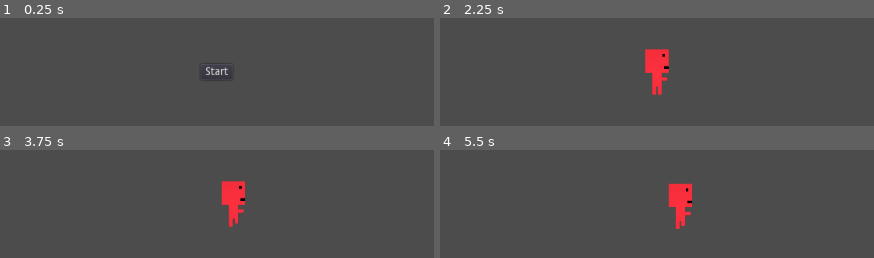
Above: before the commit, frames 1-4 (two rows, left to right).
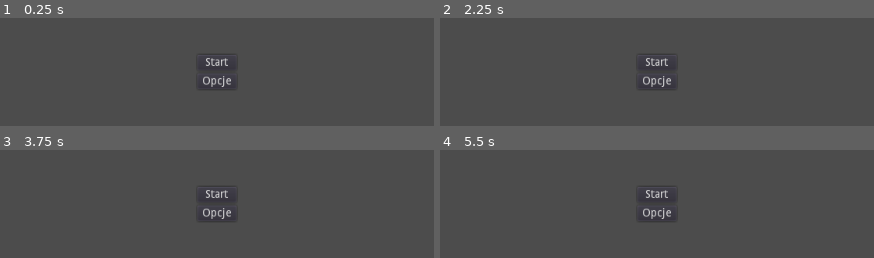
Above: after the commit, the same moments.

Repository: SU-ULO/miedzy-nami
Game: Godot game, scene res://start/Start.tscn
The game is run twice, just before and just after one commit, with the same random seed, the same clock (stepped at 60 frames per second) and the same inputs.
Inputs (mouse positions are in pixels of both pictures, inside the frame that each line leads up to):
- Up to frame 1 (0.25 s): no input
- Up to frame 2 (2.25 s): click (657, 81) at 0.5 s, where only the run after the commit has a clickable "Opcje"; click (657, 82) at 1.25 s, where only the run after the commit has a clickable "zatwierdź"; click "Start" at 2 s
- Up to frame 3 (3.75 s): click (217, 194) at 2.75 s, where only the run after the commit has a clickable "Start"; tap Enter at 3.5 s; hold Right (ui_right) from 3.53 s (still down)
- Up to frame 4 (5.5 s): tap Space at 4.25 s; release Right (ui_right) at 4.28 s; hold Down (ui_down) 4.28-5.03 s; tap Enter at 5 s; hold Right (ui_right) from 5.03 s (still down)

The runs differ from the first frame. In frame 1, 0.7% of the frame differs, in the area x 46-54%, y 37-64%; in frame 2, 1.9%; in frame 3, 2.1%; in frame 4, 2.2%, in the area x 46-59%, y 30-74%.

Commit message:
client can list servers

Diff:
--- /dev/null
+++ b/client/menu/join.gd
@@ -0,0 +1,35 @@
+extends VBoxContainer
+
+
+
+func _ready():
+	pass # Replace with function body.
+
+
+# Called every frame. 'delta' is the elapsed time since the previous frame.
+#func _process(delta):
+#	pass
+
+func clean_list():
+	for c in $'ServersList'.get_children():
+		c.queue_free()
+
+func update_servers(list: Array):
+	clean_list()
+	var serverlist = $'ServersList'
+	for s in list:
+		if !(s.key is String):
+			clean_list()
+			return
+		var b = Button.new()
+		b.name=s.key
+		b.text=s.key
+		b.connect("pressed", get_parent(), 'join_server', [s.key])
+		serverlist.add_child(b)
+
+func _on_Refresh_pressed():
+	get_parent().refresh_servers()
+
+
+func _on_Exit_pressed():
+	get_parent().end()
--- /dev/null
+++ b/client/menu/menu.gd
@@ -0,0 +1,59 @@
+extends Container
+
+
+var usersettings: Dictionary = {
+	"signalling_url": 'wss://gaming.rakbook.pl/miedzy-nami/signalling',
+}
+
+signal start()
+signal end()
+signal refresh_servers()
+signal join_server(key)
+
+func _ready():
+	pass # Replace with function body.
+
+
+# Called every frame. 'delta' is the elapsed time since the previous frame.
+#func _process(delta):
+#	pass
+
+
+func close_everything():
+	for n in get_children():
+		n.visible=false
+
+func open_options():
+	var optionsnode=$"Options"
+	optionsnode.get_settings()
+	close_everything()
+	optionsnode.visible=true
+
+func open_main():
+	close_everything()
+	$'Main'.visible=true
+
+func open_join():
+	close_everything()
+	$'Join'.visible=true
+
+func join_server(key: String):
+	print(key)
+	emit_signal("join_server", key)
+
+func refresh_servers():
+	emit_signal("refresh_servers")
+
+func update_servers(list: Array):
+	$'Join'.update_servers(list)
+
+func _on_StartButton_pressed():
+	emit_signal("start")
+	open_join()
+
+func end():
+	emit_signal("end")
+	open_main()
+
+func _on_OptionsButton_pressed():
+	open_options()
--- /dev/null
+++ b/client/menu/menu.tscn
@@ -0,0 +1,95 @@
+[gd_scene load_steps=4 format=2]
+
+[ext_resource path="res://client/menu/menu.gd" type="Script" id=1]
+[ext_resource path="res://client/menu/options.gd" type="Script" id=2]
+[ext_resource path="res://client/menu/join.gd" type="Script" id=3]
+
+[node name="Menu" type="CenterContainer"]
+anchor_right = 1.0
+anchor_bottom = 1.0
+grow_horizontal = 2
+grow_vertical = 2
+script = ExtResource( 1 )
+__meta__ = {
+"_edit_use_anchors_": false
+}
+
+[node name="Main" type="VBoxContainer" parent="."]
+margin_left = 487.0
+margin_top = 278.0
+margin_right = 537.0
+margin_bottom = 322.0
+alignment = 1
+
+[node name="StartButton" type="Button" parent="Main"]
+margin_right = 50.0
+margin_bottom = 20.0
+text = "Start"
+
+[node name="OptionsButton" type="Button" parent="Main"]
+margin_top = 24.0
+margin_right = 50.0
+margin_bottom = 44.0
+text = "Opcje"
+
+[node name="Options" type="VBoxContainer" parent="."]
+visible = false
+margin_left = 376.0
+margin_top = 276.0
+margin_right = 648.0
+margin_bottom = 324.0
+alignment = 1
+script = ExtResource( 2 )
+
+[node name="OptionsContainer" type="HBoxContainer" parent="Options"]
+margin_right = 272.0
+margin_bottom = 24.0
+
+[node name="MatchmakingURLLabel" type="Label" parent="Options/OptionsContainer"]
+margin_top = 5.0
+margin_right = 210.0
+margin_bottom = 19.0
+text = "URL serwera matchmakingowego"
+
+[node name="MatchmakingURL" type="LineEdit" parent="Options/OptionsContainer"]
+margin_left = 214.0
+margin_right = 272.0
+margin_bottom = 24.0
+align = 2
+expand_to_text_length = true
+placeholder_text = "url"
+
+[node name="OptionsAcceptButton" type="Button" parent="Options"]
+margin_top = 28.0
+margin_right = 272.0
+margin_bottom = 48.0
+text = "zatwierdź"
+
+[node name="Join" type="VBoxContainer" parent="."]
+visible = false
+margin_left = 479.0
+margin_top = 276.0
+margin_right = 544.0
+margin_bottom = 324.0
+script = ExtResource( 3 )
+
+[node name="Exit" type="Button" parent="Join"]
+margin_right = 65.0
+margin_bottom = 20.0
+text = "wyjdź"
+
+[node name="Refresh" type="Button" parent="Join"]
+margin_top = 24.0
+margin_right = 65.0
+margin_bottom = 44.0
+text = "Odświerz"
+
+[node name="ServersList" type="VBoxContainer" parent="Join"]
+margin_top = 48.0
+margin_right = 65.0
+margin_bottom = 48.0
+[connection signal="pressed" from="Main/StartButton" to="." method="_on_StartButton_pressed"]
+[connection signal="pressed" from="Main/OptionsButton" to="." method="_on_OptionsButton_pressed"]
+[connection signal="pressed" from="Options/OptionsAcceptButton" to="Options" method="_on_OptionsAcceptButton_pressed"]
+[connection signal="pressed" from="Join/Exit" to="Join" method="_on_Exit_pressed"]
+[connection signal="pressed" from="Join/Refresh" to="Join" method="_on_Refresh_pressed"]
--- /dev/null
+++ b/client/menu/options.gd
@@ -0,0 +1,29 @@
+extends VBoxContainer
+
+
+# Declare member variables here. Examples:
+# var a = 2
+# var b = "text"
+
+
+# Called when the node enters the scene tree for the first time.
+func _ready():
+	get_settings()
+
+
+# Called every frame. 'delta' is the elapsed time since the previous frame.
+#func _process(delta):
+#	pass
+
+
+func get_settings():
+	var settings = get_parent().usersettings
+	$'OptionsContainer/MatchmakingURL'.text=settings["signalling_url"]
+
+func set_settings():
+	var settings = get_parent().usersettings
+	settings["signalling_url"]=$'OptionsContainer/MatchmakingURL'.text
+
+func _on_OptionsAcceptButton_pressed():
+	set_settings()
+	get_parent().open_main()
--- a/client/scripts/client.gd
+++ b/client/scripts/client.gd
@@ -2,14 +2,60 @@
 
 class_name Client
 
+var wsc = WebSocketClient.new()
+
 var remote_players: Dictionary = {}
+var own_player
 
+var menu = preload('res://client/menu/menu.tscn').instance()
 func _ready():
-	var menu = preload('res://scenes/menu/menu.tscn').instance()
 	menu.name='menu'
+	wsc.connect("connection_closed", self, "_closed_ws")
+	wsc.connect("connection_error", self, "_closed_ws")
+	wsc.connect("connection_established", self, "_connected_ws")
+	wsc.connect("data_received", self, "_data_ws")
+
+
+	menu.connect("start", self, 'start')
+	menu.connect("end", self, 'end')
+	menu.connect("refresh_servers", self, 'refresh_servers')
 	add_child(menu)
 
+func parse_signalling(msg:  String):
+	if msg.find("L:")==0:
+		var res = msg.split(":", false, 1)
+		if res.size()<2: return
+		var list = JSON.parse(res[1])
+		if list.error!=OK: return
+		if list.result is Array:
+			menu.update_servers(list.result)
 
-# Called every frame. 'delta' is the elapsed time since the previous frame.
-#func _process(delta):
-#	pass
+func start():
+	var err = wsc.connect_to_url(menu.usersettings.signalling_url)
+	if err != OK:
+		print("Unable to connect to matchmaking server at "+menu.usersettings.signalling_url)
+		menu.end()
+		return
+
+func end():
+	wsc.get_peer(1).close()
+
+func refresh_servers():
+	wsc.get_peer(1).put_packet("L".to_utf8())
+
+func _closed_ws(_was_clean = false):
+	print("Disconnected from matchmaking server at "+menu.usersettings.signalling_url)
+	menu.end()
+
+func _connected_ws(_proto = ""):
+	print("Connected to matchmaking server at "+menu.usersettings.signalling_url)
+	wsc.get_peer(1).set_write_mode(WebSocketPeer.WRITE_MODE_TEXT)
+	wsc.get_peer(1).put_packet("C".to_utf8())
+	wsc.get_peer(1).put_packet("L".to_utf8())
+
+func _data_ws():
+	parse_signalling(wsc.get_peer(1).get_packet().get_string_from_utf8())
+
+func _process(_delta):
+	if wsc.get_connection_status()!=WebSocketClient.CONNECTION_DISCONNECTED:
+		wsc.poll()
--- a/scenes/menu/menu.tscn
+++ /dev/null
@@ -1,25 +0,0 @@
-[gd_scene load_steps=2 format=2]
-
-[ext_resource path="res://scenes/menu/start_button.gd" type="Script" id=1]
-
-[node name="Main Menu" type="CenterContainer"]
-anchor_right = 1.0
-anchor_bottom = 1.0
-grow_horizontal = 2
-grow_vertical = 2
-__meta__ = {
-"_edit_use_anchors_": false
-}
-
-[node name="VBoxContainer" type="VBoxContainer" parent="."]
-margin_left = 491.0
-margin_top = 290.0
-margin_right = 532.0
-margin_bottom = 310.0
-
-[node name="Button" type="Button" parent="VBoxContainer"]
-margin_right = 41.0
-margin_bottom = 20.0
-text = "Start"
-script = ExtResource( 1 )
-[connection signal="pressed" from="VBoxContainer/Button" to="VBoxContainer/Button" method="_on_Button_pressed"]
--- a/scenes/menu/start_button.gd
+++ /dev/null
@@ -1,21 +0,0 @@
-extends Button
-
-
-# Declare member variables here. Examples:
-# var a = 2
-# var b = "text"
-
-
-# Called when the node enters the scene tree for the first time.
-func _ready():
-	pass # Replace with function body.
-
-
-# Called every frame. 'delta' is the elapsed time since the previous frame.
-#func _process(delta):
-#	pass
-
-
-func _on_Button_pressed():
-# warning-ignore:return_value_discarded
-	get_tree().change_scene("res://scenes/Temp.tscn")
--- a/server/scripts/server.gd
+++ b/server/scripts/server.gd
@@ -3,13 +3,23 @@
 var wsc = WebSocketClient.new()
 
 var signalling_url: String = 'wss://gaming.rakbook.pl/miedzy-nami/signalling'
-
+var key: String =""
 
 func parse_args():
 	var args = Array(OS.get_cmdline_args())
 	var idx=args.find('--signalling')
 	if(idx>-1&&args.size()>idx):
 		signalling_url=args[idx+1]
+
+func parse_signalling(msg:  String):
+	if key=="":
+		if msg.find("K:")==0:
+			var res = msg.split(":", false, 1)
+			if res.size()<2: return
+			key = res[1]
+			print("KEY: "+key)
+			return
+
 
 func _ready():
 	print("Running as server")
@@ -36,7 +46,7 @@
 	wsc.get_peer(1).put_packet("S".to_utf8())
 
 func _data_ws():
-	print(wsc.get_peer(1).get_packet().get_string_from_utf8())
+	parse_signalling(wsc.get_peer(1).get_packet().get_string_from_utf8())
 
 func _process(_delta):
 	if wsc.get_connection_status()!=WebSocketClient.CONNECTION_DISCONNECTED:
